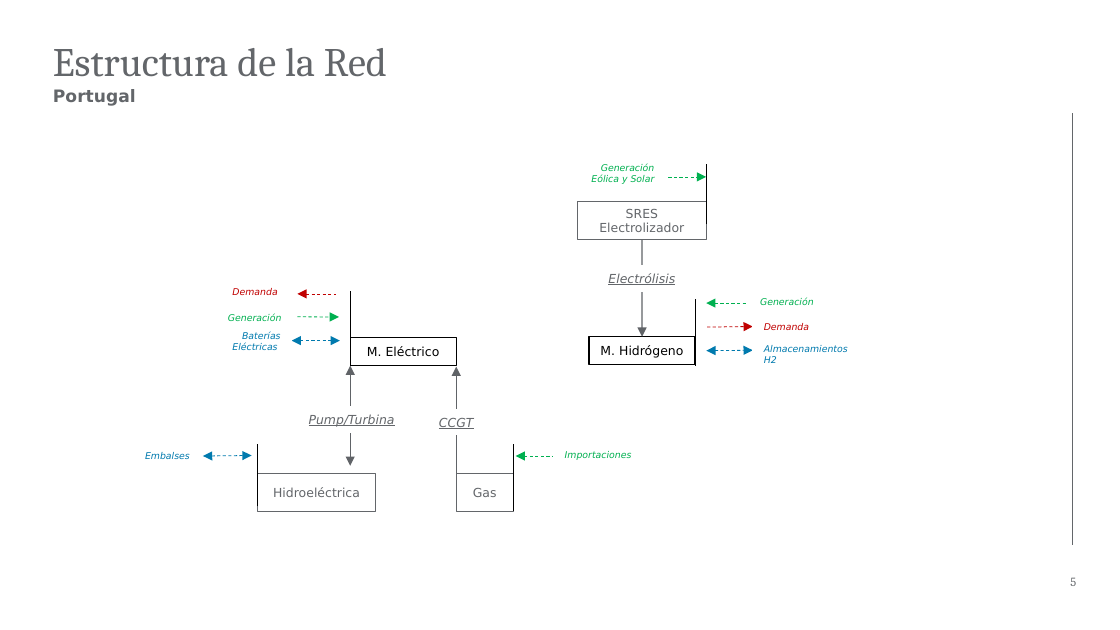
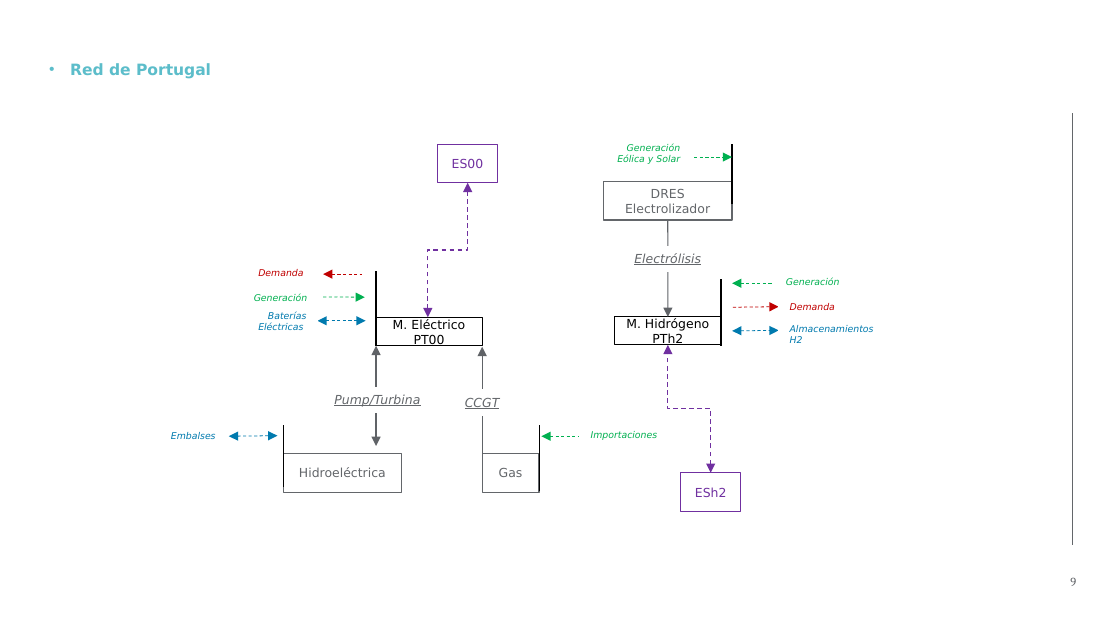
Before and after one commit to anabatres28-png/Dispatching-Project-in-PypSA, a slide deck: slide 9 of hojas_de_datos/presentación.pptx (slide 5 before the commit). Drawn at 1120x630 pixels with LibreOffice and Linux fonts; fonts in the diff are those of the drawing; background and template pictures are left out. Boxes give left, top, right and bottom in pixels: in the first picture for what was removed or moved away, otherwise in the second. Text is boxed around its words. In the diff, an @@ line names an element or a change of style, - is before the commit and + after.

```diff
--- a/hojas_de_datos/presentación.pptx
+++ b/hojas_de_datos/presentación.pptx
@@ text removed at (53, 48, 387, 77) @@
-Estructura de la Red
@@ text removed at (53, 89, 136, 106) @@
-Portugal
@@ text added at (70, 63, 211, 79), 10 pt, text #5CBDCA, bold @@
+• Red de Portugal
@@ rectangle added at (438, 144, 497, 183), fill #FFFFFF, outline #7030A0 0.75 pt, 8 pt, text #7030A0 @@
+ES00
@@ elbow double arrow added from (428, 317) to (468, 183), #7030A0 0.75 pt dashed @@
@@ 17 rectangles, 8 arrows, 5 lines, 4 double arrows: place and size @@
-17 rectangles, 8 arrows, 5 lines, 4 double arrows at (124, 155, 864, 512)
+17 rectangles, 8 arrows, 5 lines, 4 double arrows at (150, 134, 889, 492)
@@ text in rectangle at (625, 189, 710, 213): text changed @@
-SRES Electrolizador
+DRES Electrolizador
@@ text in rectangle at (414, 334, 445, 346): paragraph added @@
+PT00
@@ text in rectangle at (652, 333, 683, 346): paragraph added @@
+PTh2
@@ elbow double arrow added from (711, 473) to (668, 345), #7030A0 0.75 pt dashed @@
@@ rectangle added at (681, 473, 740, 511), fill #FFFFFF, outline #7030A0 0.75 pt, 8 pt, text #7030A0 @@
+ESh2
@@ page number at (1070, 577, 1076, 586): text changed @@
-5
+9
```
Also in this commit, not shown: 11 other slides changed, 49 slides added, 47 slides removed, 22 other files.
